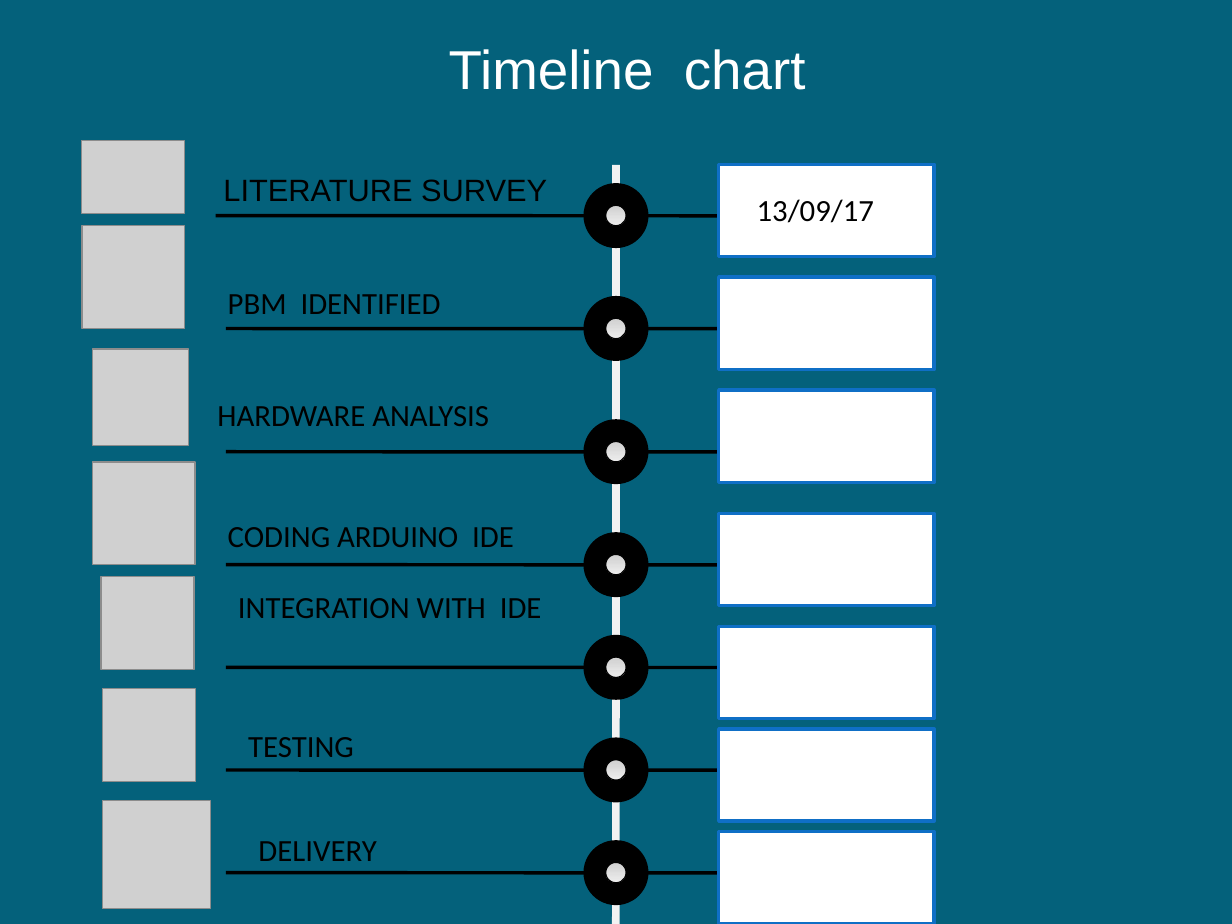
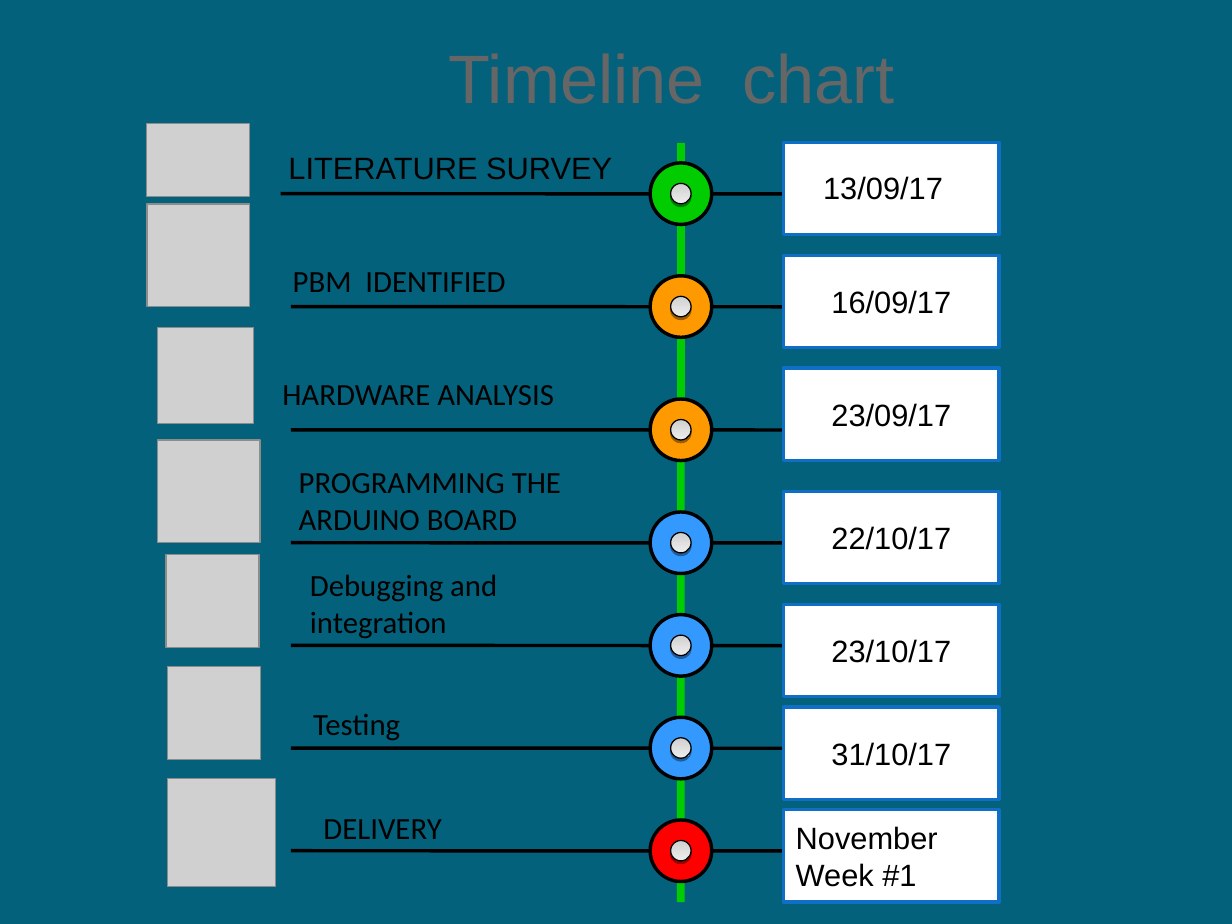
Before and after one commit to 2DSharp/BlueBerry, a slide deck: slide 1 of Documentation/Presentations/EC-TIME LINE CHART.odp. Drawn at 1232x924 pixels with LibreOffice and Linux fonts; fonts in the diff are those of the drawing; grey boxes stand for pictures. Boxes give left, top, right and bottom in pixels: in the first picture for what was removed or moved away, otherwise in the second. Text is boxed around its words. In the diff, an @@ line names an element or a change of style, - is before the commit and + after.

```diff
--- a/Documentation/Presentations/EC-TIME LINE CHART.odp
+++ b/Documentation/Presentations/EC-TIME LINE CHART.odp
@@ text removed at (449, 49, 806, 90) @@
-Timeline chart
@@ picture: place and size @@
-picture at (81, 140, 184, 213)
+picture at (147, 123, 249, 196)
@@ line (681, 143) - (681, 902): stroke #F2F2F2 4.51 pt to #00CC00 4.51 pt @@
@@ ellipse at (650, 163, 712, 224): fill #000000 to #00CC00 @@
@@ text "913/09/17" at (806, 176, 943, 200): font Calibri to Arial @@
@@ 1 picture, 1 text, 1 line: place and size @@
-1 picture, 1 text, 1 line at (101, 216, 718, 669)
+1 picture, 1 text, 1 line at (166, 193, 784, 647)
@@ rectangle added at (784, 255, 999, 347), fill #FFFFFF, outline #0F6FC6 2.01 pt, 18 pt, text #000000 @@
+16/09/17
@@ ellipse at (650, 276, 712, 338): fill #000000 to #FF9900 @@
@@ rectangle removed at (718, 277, 934, 370) @@
@@ rectangle added at (784, 368, 999, 461), fill #FFFFFF, outline #0F6FC6 2.01 pt, 18 pt, text #000000 @@
+23/09/17
@@ ellipse at (650, 399, 712, 461): fill #000000 to #FF9900 @@
@@ rectangle removed at (718, 391, 934, 483) @@
@@ text added at (299, 473, 561, 530), 18 pt, text #000000 @@
+PROGRAMMING THE ARDUINO BOARD
@@ rectangle added at (784, 492, 999, 584), fill #FFFFFF, outline #0F6FC6 2.01 pt, 18 pt, text #000000 @@
+22/10/17
@@ text removed at (228, 527, 514, 547) @@
-CODING ARDUINO IDE
@@ rectangle removed at (718, 514, 934, 606) @@
@@ text at (310, 574, 497, 638): text changed @@
-INTEGRATION WITH IDE
+Debugging and integration
@@ rectangle removed at (718, 626, 934, 718) @@
@@ rectangle added at (784, 605, 999, 697), fill #FFFFFF, outline #0F6FC6 2.01 pt, 18 pt, text #000000 @@
+23/10/17
@@ text at (313, 714, 400, 740): text changed @@
-TESTING
+Testing
@@ 14 ellipses, 7 lines, 5 pictures, 4 texts, 1 rectangle: place and size @@
-14 ellipses, 7 lines, 5 pictures, 4 texts, 1 rectangle at (83, 164, 934, 924)
+14 ellipses, 7 lines, 5 pictures, 4 texts, 1 rectangle at (147, 143, 999, 902)
@@ fill #000000 to #3399FF in 3 elements at (650, 513, 712, 574), (650, 615, 712, 676), (650, 717, 712, 779) @@
@@ rectangle added at (784, 707, 999, 800), fill #FFFFFF, outline #0F6FC6 2.01 pt, 18 pt, text #000000 @@
+31/10/17
@@ rectangle removed at (718, 729, 934, 822) @@
@@ rectangle added at (784, 809, 999, 902), fill #FFFFFF, outline #0F6FC6 2.01 pt, 18 pt, text #000000 @@
+November Week #1
@@ ellipse at (650, 821, 712, 882): fill #000000 to #FF0000 @@
@@ rectangle removed at (718, 832, 934, 924) @@
```
Also in this commit, not shown: 10 other files.
